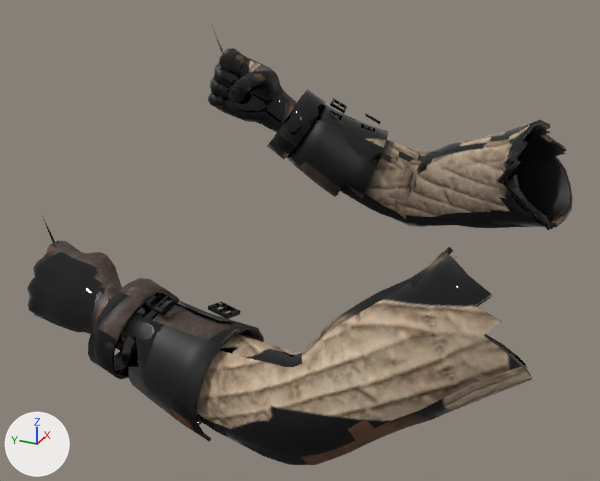
Before and after pictures for a commit that changed the glTF model assets/models/arms/arms.glb.
Camera for both pictures: a camera (50 mm lens) standing at (-0.983, -0.228, 0.144) and looking at (-0.068, 0.183, -0.313). The lights are fixed; the arrows at lower left show +X, +Y and +Z. The older version comes first. Vertices at exactly the same position are counted once.

The scene before the commit, as lines of its bpy script (objects in view):
```python
me_body = bpy.data.meshes.new('body')
me_body.from_pydata(...)  # 13338 vertices, 26518 faces; spans x -0.376..0.31, y -0.153..0.467, z -0.446..-0.086
me_body.materials.append(mat_body)
ob_body = bpy.data.objects.new('body', me_body)
ob_body.location = (0.0, 0.0, 0.0)
```
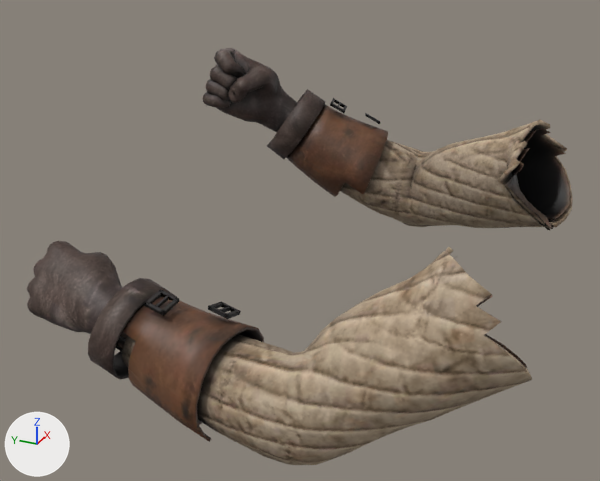
What the commit changed:
me_body is used by ob_body; location (0.0, 0.0, 0.0).
me_body had 13338 vertices, 26518 faces and spanned x -0.376..0.31, y -0.153..0.467, z -0.446..-0.086.
me_body now has 13338 vertices, 26518 faces and spans x -0.376..0.31, y -0.153..0.451, z -0.446..-0.123.
me_body part 1: 3599 of 13338 vertices moved; they spanned x -0.313..-0.232, y 0.39..0.467, z -0.369..-0.26 and now span x -0.313..-0.229, y 0.386..0.445, z -0.377..-0.28; mean shift (0.008, 0.005, -0.007); largest move (-0.232, 0.467, -0.26) -> (-0.246, 0.426, -0.305).
me_body part 2: 3590 of 13338 vertices moved; they spanned x 0.137..0.195, y 0.387..0.45, z -0.222..-0.086 and now span x 0.127..0.192, y 0.383..0.451, z -0.216..-0.123; mean shift (-0.011, 0.0, 0.002); largest move (0.175, 0.447, -0.086) -> (0.162, 0.417, -0.141).
me_body part 3: 18336 kept faces spanning x -0.376..0.31, y -0.153..0.451, z -0.446..-0.123 get new texture (UV) coordinates.

Where the change shows, as pixel boxes [x1, y1, x2, y2] in the pictures (600 x 481 px; the box of a moved part takes in the faces that stretch with it):
'body', reshaped
    before: [27, 24, 573, 465]
    after: [27, 48, 573, 465]
part 1 of me_body, moved or reshaped
    before: [27, 218, 70, 317]
    after: [27, 241, 71, 317]
part 2 of me_body, moved or reshaped
    before: [208, 24, 243, 109]
    after: [203, 48, 245, 109]
part 3 of me_body, surface changed
    both: [27, 48, 573, 465]
